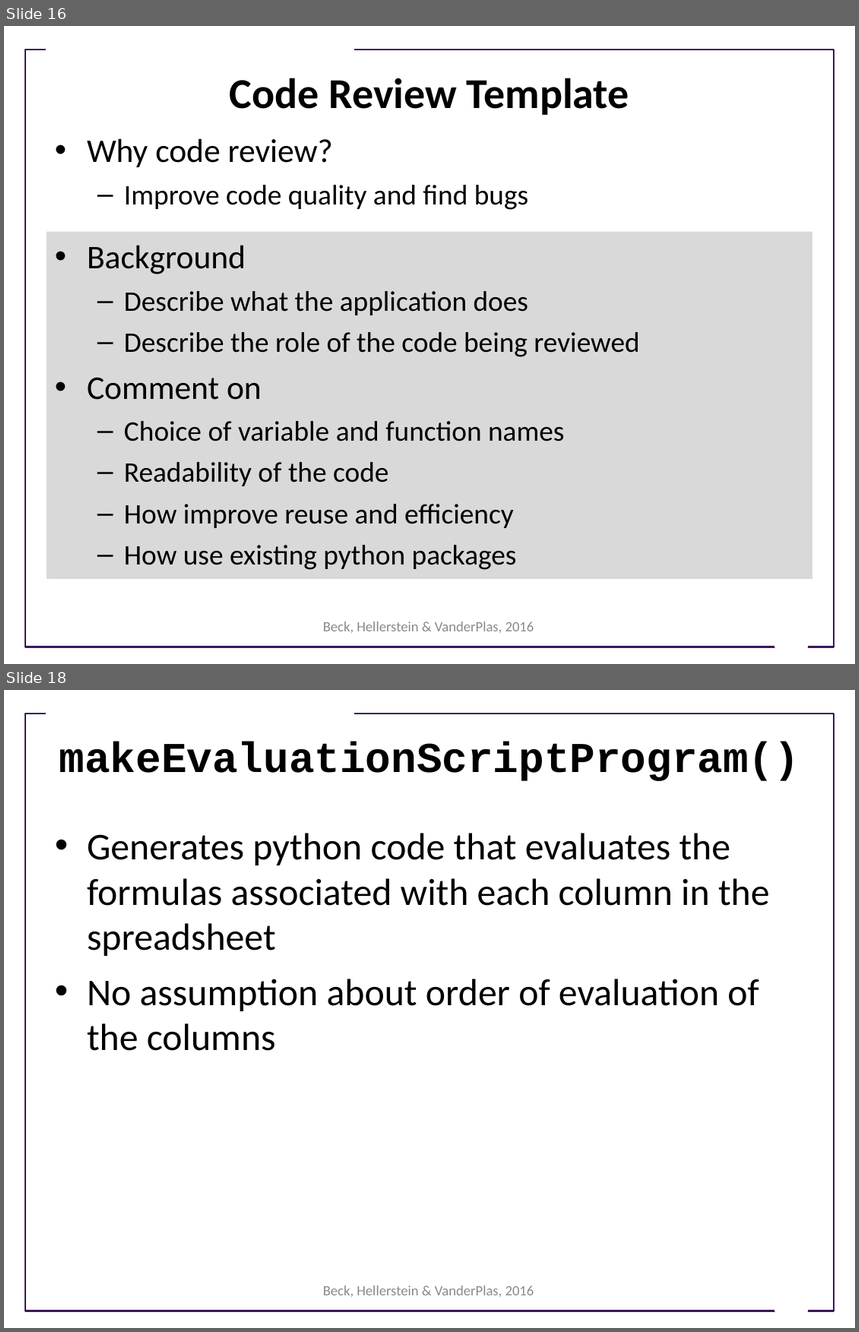
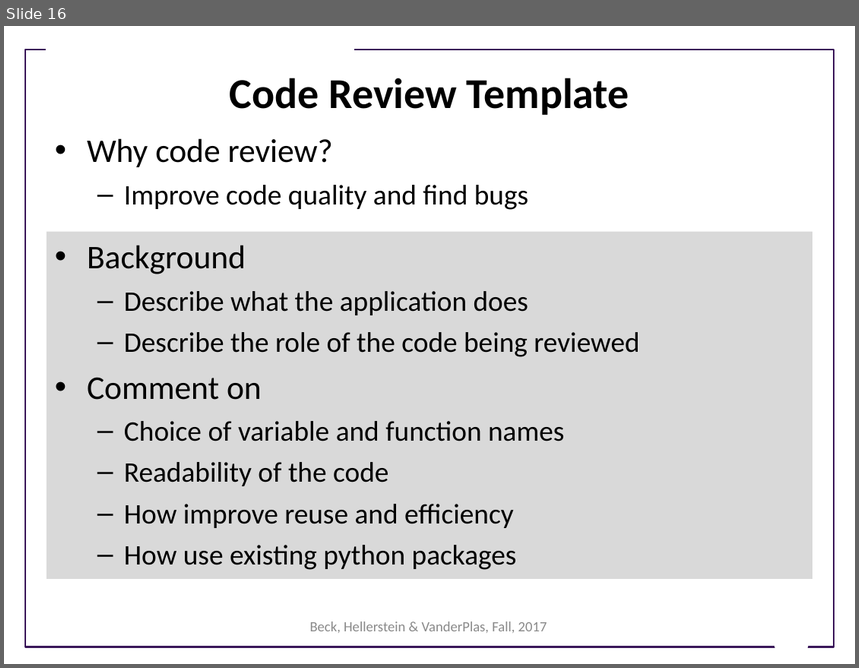
Before and after one commit to UWSEDS/LectureNotes, a slide deck: Working-in-Teams.ppt. Shown one above the other, each under a label of ours: slides 16 and 18 before the commit, slide 16 after it; the slides between them are not shown. The pictures are 859x1332 and 859x668 pixels, drawn with LibreOffice and Linux fonts; fonts in the diff are those of the drawing; background and template pictures are left out. Boxes give left, top, right and bottom in pixels: in the first picture for what was removed or moved away, otherwise in the second. Text is boxed around its words. In the diff, an @@ line names an element or a change of style, - is before the commit and + after.

```diff
--- a/Working-in-Teams.ppt
+++ b/Working-in-Teams.ppt
@@ slide 18 removed at [4, 690, 855, 1328], background #FFFFFF; not listed: 3 template elements that a slide beside it also shows @@
@@ title removed at [59, 742, 800, 781] @@
-makeEvaluationScriptProgram()
@@ text removed at [87, 833, 770, 1051] @@
-• Generates python code that evaluates the formulas associated with each column in the spreadsheet
-• No assumption about order of evaluation of the columns
@@ text removed at [323, 1286, 534, 1297] @@
-Beck, Hellerstein & VanderPlas, 2016
@@ slide 16 changed as well @@
@@ text at [310, 622, 547, 633]: text changed @@
-Beck, Hellerstein & VanderPlas, 2016
+Beck, Hellerstein & VanderPlas, Fall, 2017
```
Also in this commit, not shown: 22 other slides changed, 5 slides added, 5 other slides removed.
